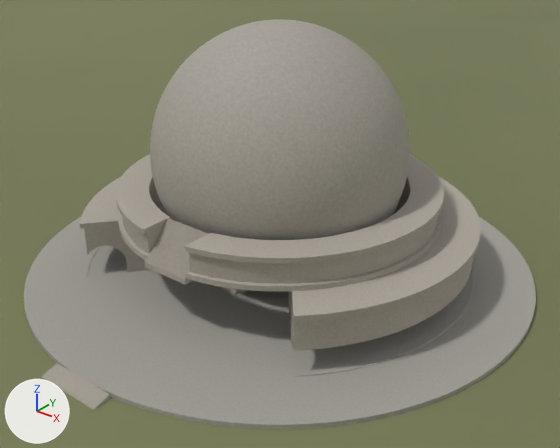
A saved change to the Blender file newton_cenotaph.blend.
Rendered twice from a 50 mm camera at (268.0, -334.0, 235.0) aimed at (13.0, -16.0, 38.0). Every picture has the same lights, and +X, +Y and +Z are marked at lower left. The older version comes first.

Names of what the first picture shows: 'Drum', 'ForecourtStair', 'GrandStair', 'Ground', 'Platform', 'SphereShell', 'UpperTier' and 2 more.
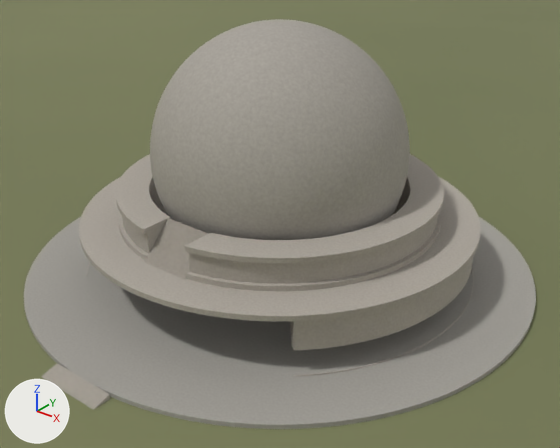
Where the change shows, as pixel boxes (x1, y1, x2, y2) in the pictures (560 x 448 px):
'FrontBridge', added
    after: (79, 221, 294, 321)

The change, as a diff of the scene's bpy script:
```diff
--- a/newton_cenotaph.blend.py
+++ b/newton_cenotaph.blend.py
@@ me_frontbridge @@
+me_frontbridge.from_pydata(...)  # 1024 vertices, 1024 faces; spans x -119.0..119.0, y -119.0..119.0, z 34.0..38.0
+me_frontbridge.materials.append(mat_stone_base)
@@ ob_frontbridge @@
+ob_frontbridge = bpy.data.objects.new('FrontBridge', me_frontbridge)
+ob_frontbridge.location = (0.0, 0.0, 0.0)
+_m = ob_frontbridge.modifiers.new('keep_notch', 'BOOLEAN')
+_m.object = ob_cut_notch
+_m.operation = 'INTERSECT'
+_m.solver = 'MANIFOLD'
```
